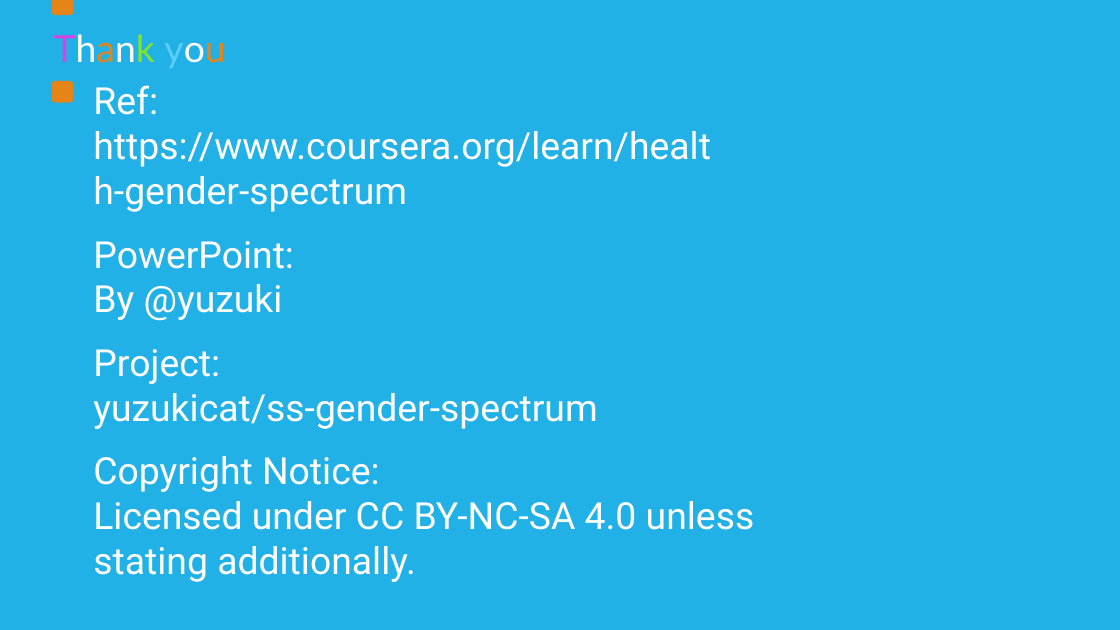
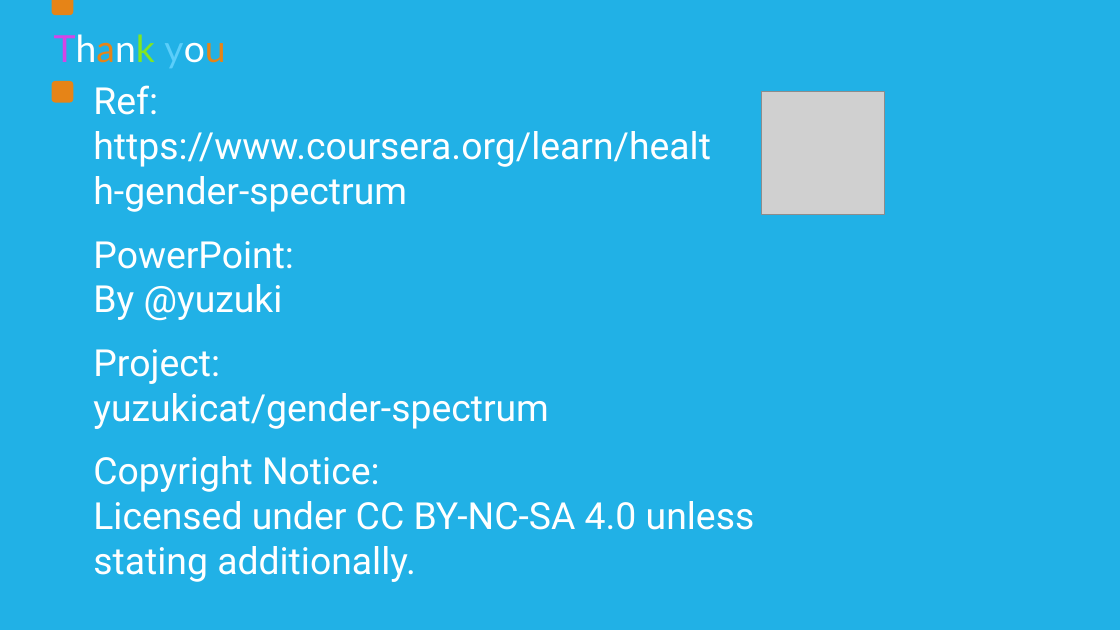
Before and after one commit to yuzukicat/gender-spectrum, a slide deck: slide 16 of gender-spectrum.pptx. Drawn at 1120x630 pixels with LibreOffice and Linux fonts; fonts in the diff are those of the drawing; grey boxes stand for pictures; background and template pictures are left out. Boxes give left, top, right and bottom in pixels: in the first picture for what was removed or moved away, otherwise in the second. Text is boxed around its words. In the diff, an @@ line names an element or a change of style, - is before the commit and + after.

Commit message:
powerpoint draft 2

```diff
--- a/gender-spectrum.pptx
+++ b/gender-spectrum.pptx
@@ picture added at (x1=762, y1=92, x2=885, y2=214) @@
@@ text at (x1=93, y1=349, x2=549, y2=429): text changed @@
-Project:
-yuzukicat/ss-gender-spectrum
+Project:
+yuzukicat/gender-spectrum
```
